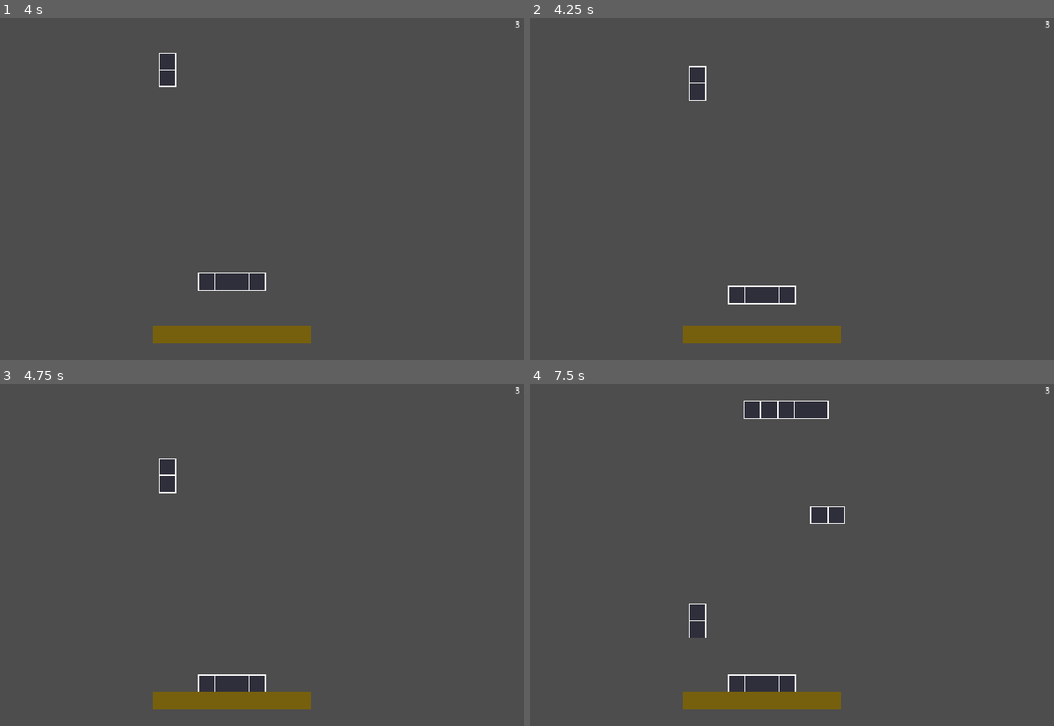
Above: before the commit, frames 1-4 (two rows, left to right).
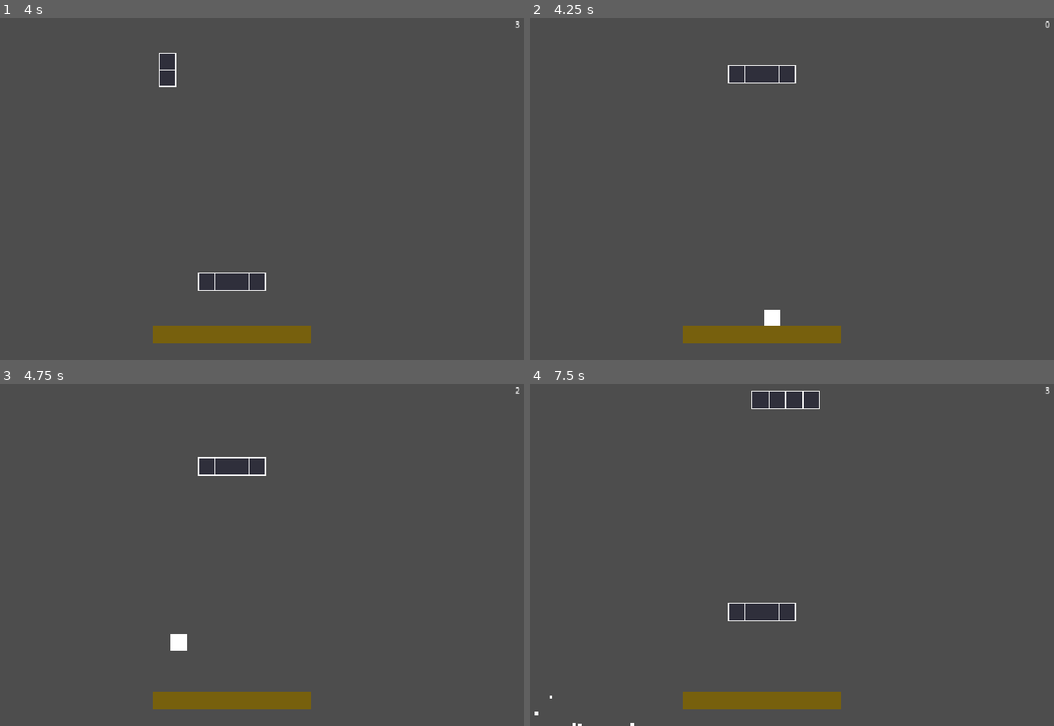
Above: after the commit, the same moments.

Repository: NxtCreator/heap
Game: Godot game, scene res://scenes/main.tscn
The game is run twice, just before and just after one commit, with the same random seed, the same clock (stepped at 60 frames per second) and the same inputs.
Inputs (mouse positions are in pixels of both pictures, inside the frame that each line leads up to):
- Up to frame 1 (4 s): tap Enter at 0.5 s; move the mouse to (366, 171) at 0.52 s; hold Right (move_right) 0.53-2.03 s; tap Alt at 0.6, 2.1, 3.6 s; click (366, 171) at 0.67 s; tap Up (move_up) at 0.77, 1.52, 3.02, 3.77 s; move the mouse to (110, 206) at 1.27 s; tap Shift at 1.35, 2.85 s; move the mouse to (293, 113) at 2.02 s; hold Left (move_left) 2.03-2.78 s; move the mouse to (199, 257) at 2.77 s; hold Right (move_right) from 2.78 s (still down); click (199, 257) at 2.92 s; move the mouse to (413, 240) at 3.52 s
- Up to frame 2 (4.25 s): keep holding Right (move_right); tap R (restart, bound only after the commit) at 4.15 s
- Up to frame 3 (4.75 s): move the mouse to (47, 503) at 4.27 s; release Right (move_right) at 4.28 s; hold Left (move_left) from 4.28 s (still down); tap Shift at 4.35 s; tap Up (move_up) at 4.52 s
- Up to frame 4 (7.5 s): move the mouse to (792, 555) at 5.02 s; release Left (move_left) at 5.03 s; hold Right (move_right) 5.03-5.78 s; tap Alt at 5.1, 6.6 s; click (792, 555) at 5.17 s; move the mouse to (671, 469) at 5.77 s; hold Left (move_left) 5.78-7.28 s; tap Shift at 5.85, 7.35 s; tap Up (move_up) at 6.02, 6.77 s; move the mouse to (896, 537) at 6.52 s; move the mouse to (640, 572) at 7.27 s; hold Right (move_right) from 7.28 s (still down); click (640, 572) at 7.42 s

Frame 1 is identical in both runs. In frame 2, 1.9% of the frame differs, in the area x 30-100%, y 0-90%; in frame 3, 1.9%; in frame 4, 3.1%, in the area x 0-61%, y 2-100%.

Commit message:
Reload the scene on R after the player dies so runs can restart

Diff:
--- a/project.godot
+++ b/project.godot
@@ -48,6 +48,11 @@
 , Object(InputEventKey,"resource_local_to_scene":false,"resource_name":"","device":-1,"window_id":0,"alt_pressed":false …(182 unchanged characters)…
 ]
 }
+restart={
+"deadzone": 0.2,
+"events": [Object(InputEventKey,"resource_local_to_scene":false,"resource_name":"","device":-1,"window_id":0,"alt_pressed":false,"shift_pressed":false,"ctrl_pressed":false,"meta_pressed":false,"pressed":false,"keycode":0,"physical_keycode":82,"key_label":0,"unicode":114,"location":0,"echo":false,"script":null)
+]
+}
 
 [layer_names]
 
--- a/scripts/main.gd
+++ b/scripts/main.gd
@@ -38,6 +38,9 @@
 	if player == null:
 		return
 
+	if player.is_dead && Input.is_action_just_pressed("restart"):
+		get_tree().reload_current_scene()
+
 	$CanvasLayer/ScoreLabel.text = str(player.best_height)
 
 # Shelved for now
